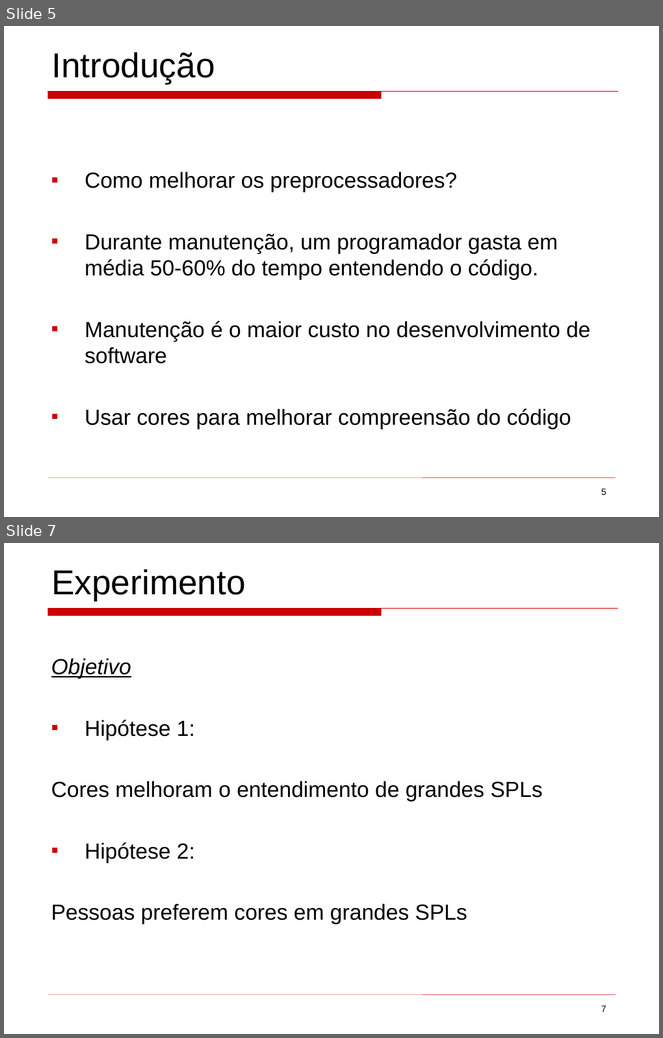
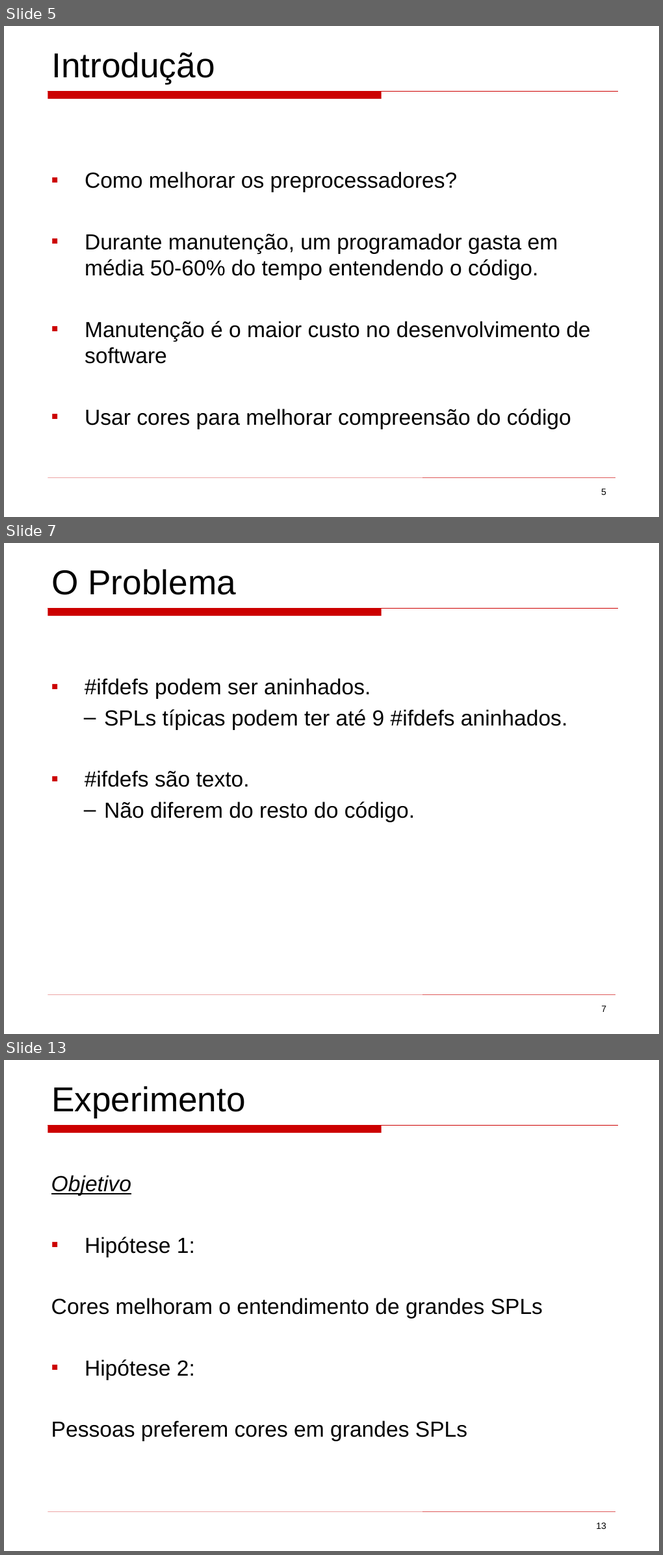
Before and after one commit to mateus51/TPs, a slide deck: ArqSoft/Seminários/background_colors_program_comprehension.ppt. Shown one above the other, each under a label of ours: slides 5 and 7 before the commit, slides 5, 7 and 13 after it; the slides between them are not shown. The pictures are 663x1038 and 663x1555 pixels, drawn with LibreOffice and Linux fonts; fonts in the diff are those of the drawing. Boxes give left, top, right and bottom in pixels: in the first picture for what was removed or moved away, otherwise in the second. Text is boxed around its words. In the diff, an @@ line names an element or a change of style, - is before the commit and + after.

```diff
--- a/ArqSoft/Seminários/background_colors_program_comprehension.ppt
+++ b/ArqSoft/Seminários/background_colors_program_comprehension.ppt
@@ slide 7 added at [4, 543, 659, 1034], background #FFFFFF; not listed: 2 template elements that a slide beside it also shows @@
@@ text added at [51, 569, 236, 595], 38 pt, text #000000 @@
+O Problema
@@ text added at [85, 678, 568, 823], 24 pt, text #000000 @@
+▪ #ifdefs podem ser aninhados.
+  – SPLs típicas podem ter até 9 #ifdefs aninhados.
+▪ #ifdefs são texto.
+  – Não diferem do resto do código.
@@ page number added at [601, 1006, 607, 1012], 10 pt, text #000000 @@
+7
@@ what was slide 7 is now slide 13 @@
@@ page number at [596, 1523, 607, 1529]: text changed @@
-7
+13
```
Also in this commit, not shown: 2 slides changed, 7 other slides added, 26 slides removed.
